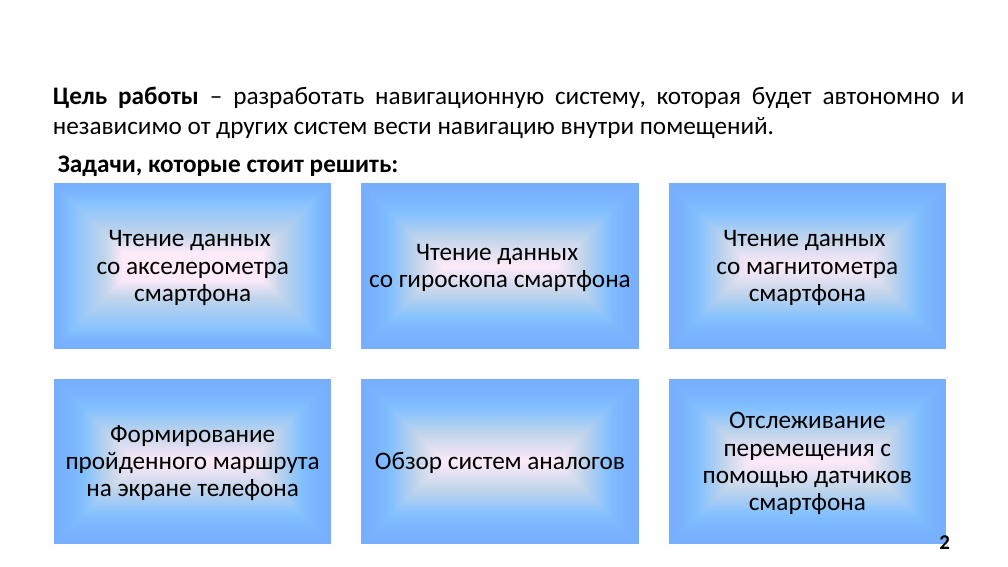
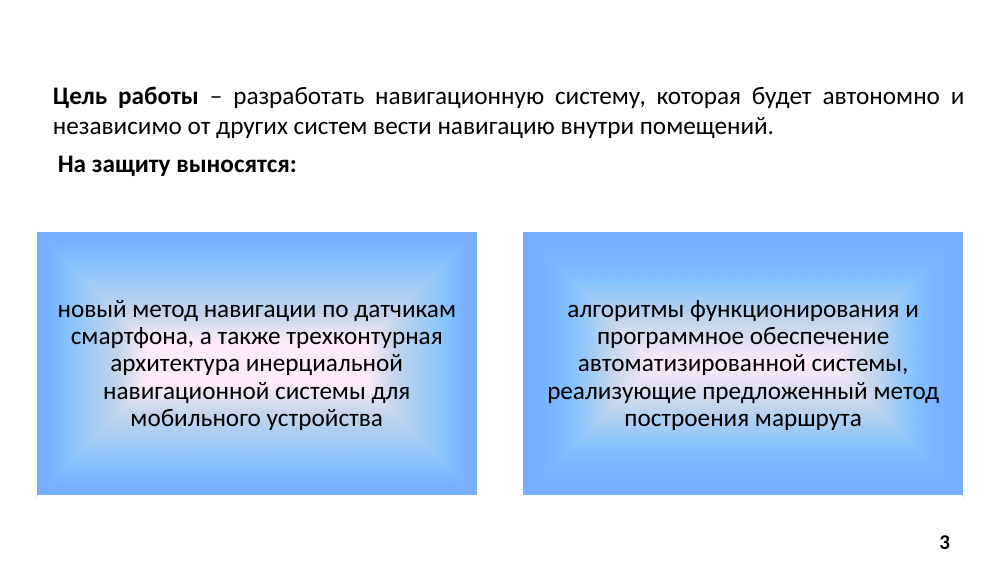
Before and after one commit to SonicRun/DiplomMaga, a slide deck: slide 3 of Mavlyutov_V_D презентация.pptx (slide 2 before the commit). Drawn at 1008x567 pixels with LibreOffice and Linux fonts; fonts in the diff are those of the drawing; background and template pictures are left out. Boxes give left, top, right and bottom in pixels: in the first picture for what was removed or moved away, otherwise in the second. Text is boxed around its words. In the diff, an @@ line names an element or a change of style, - is before the commit and + after.

```diff
--- a/Mavlyutov_V_D презентация.pptx
+++ b/Mavlyutov_V_D презентация.pptx
@@ text at box(58, 155, 296, 176): text changed @@
-Задачи, которые стоит решить:
+На защиту выносятся:
@@ rectangle: place and size @@
-rectangle at box(53, 182, 333, 350)
+rectangle at box(36, 231, 478, 497)
@@ rectangle: place and size @@
-rectangle at box(668, 182, 948, 350)
+rectangle at box(523, 231, 965, 497)
@@ text added at box(58, 300, 456, 430), 24 pt, text #000000 @@
+новый метод навигации по датчикам смартфона, а также трехконтурная архитектура инерциальной навигационной системы для мобильного устройства
@@ text added at box(547, 300, 940, 430), 24 pt, text #000000 @@
+алгоритмы функционирования и программное обеспечение автоматизированной системы, реализующие предложенный метод построения маршрута
@@ group removed at box(53, 182, 948, 546): 6 texts, 4 rectangles @@
-Чтение данных
-со акселерометра смартфона
-Чтение данных
-со гироскопа смартфона
-Чтение данных
-со магнитометра смартфона
-Формирование пройденного маршрута на экране телефона
-Обзор систем аналогов
-Отслеживание перемещения с помощью датчиков смартфона
@@ page number at box(939, 535, 950, 549): text changed @@
-2
+3
```
Also in this commit, not shown: 2 other slides changed, 1 slide added, 3 other files.
